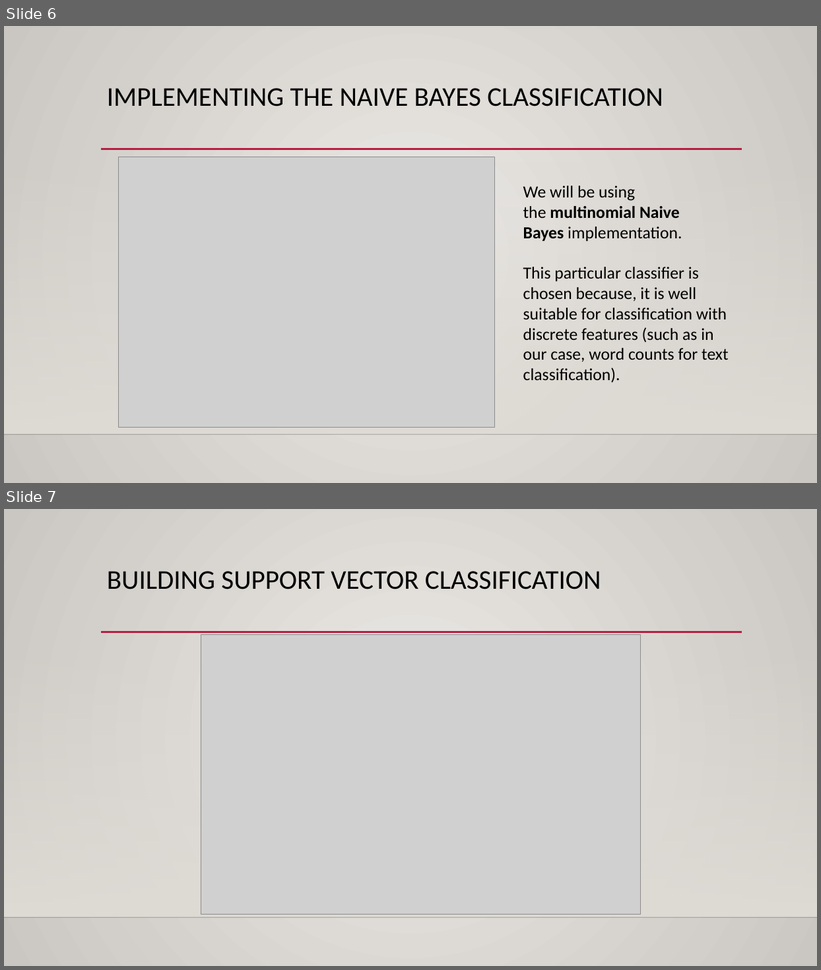
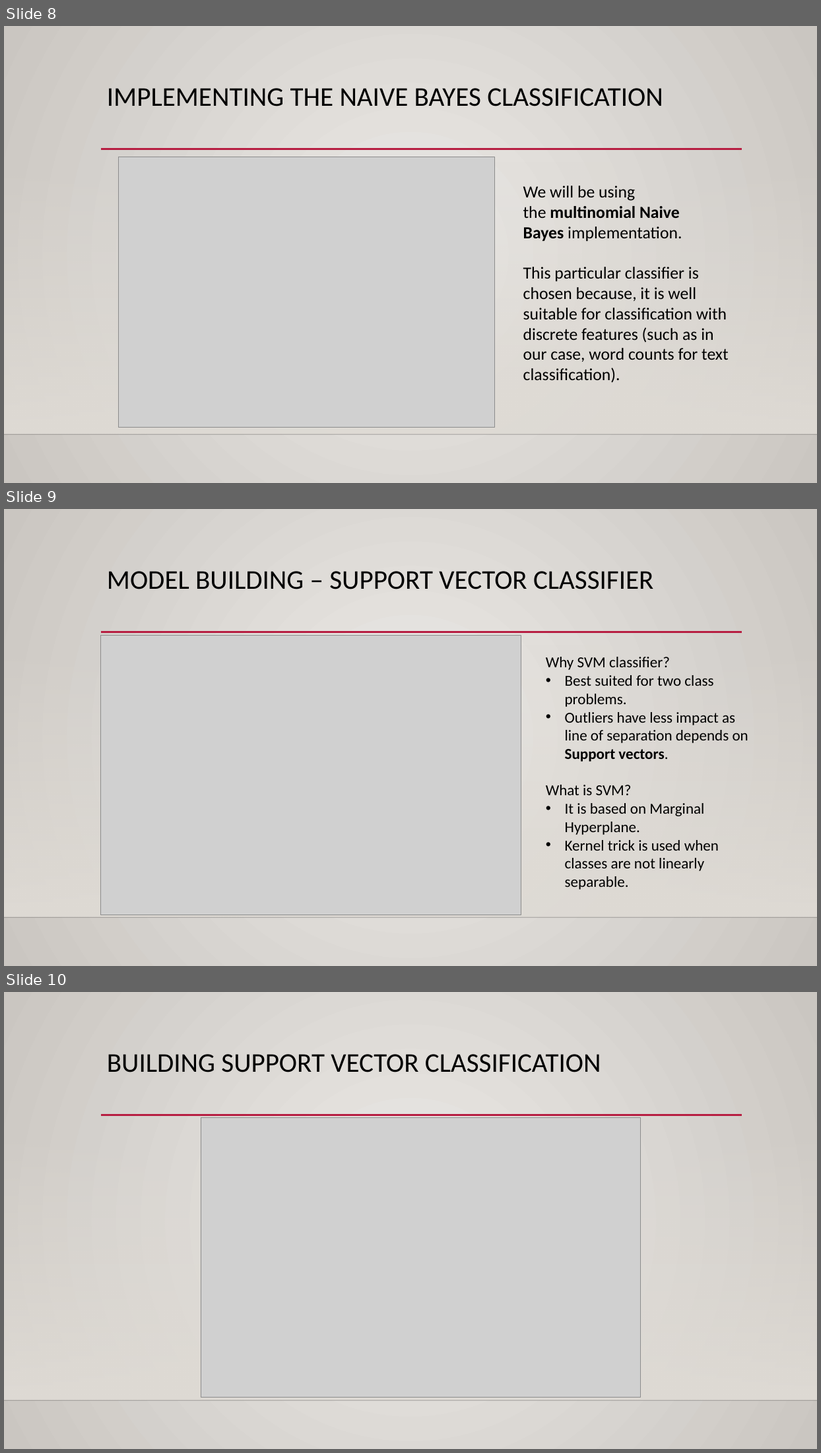
Before and after one commit to sunilkumarmano/Machine-Learning-Projects, a slide deck: Naive Bayes Classification - SMS Spam Detection/SMS Spam Detection - Machine Learning Intermediate Project.pptx. Shown one above the other, each under a label of ours: slides 6 and 7 before the commit, slides 8, 9 and 10 after it. The pictures are 821x970 and 821x1453 pixels, drawn with LibreOffice and Linux fonts; fonts in the diff are those of the drawing; grey boxes stand for pictures; background and template pictures are left out. Boxes give left, top, right and bottom in pixels: in the first picture for what was removed or moved away, otherwise in the second. Text is boxed around its words. In the diff, an @@ line names an element or a change of style, - is before the commit and + after.

```diff
--- a/Naive Bayes Classification - SMS Spam Detection/SMS Spam Detection - Machine Learning Intermediate Project.pptx
+++ b/Naive Bayes Classification - SMS Spam Detection/SMS Spam Detection - Machine Learning Intermediate Project.pptx
@@ slide 9 added at bbox=[4, 509, 817, 966], background gradient #ECEAE7 to #CAC7C1; not listed: 3 template elements that a slide beside it also shows @@
@@ title added at bbox=[107, 571, 653, 590], 32 pt, text #000000 @@
+MODEL BUILDING – SUPPORT VECTOR CLASSIFIER
@@ picture added at bbox=[101, 635, 521, 916] @@
@@ text added at bbox=[546, 657, 748, 890], 18 pt, text #000000 @@
+Why SVM classifier?
+• Best suited for two class problems.
+• Outliers have less impact as line of separation depends on Support vectors.
+What is SVM?
+• It is based on Marginal Hyperplane.
+• Kernel trick is used when classes are not linearly separable.
@@ what was slide 6 is now slide 8 @@
@@ what was slide 7 is now slide 10 @@
```
Also in this commit, not shown: 2 slides changed, 2 other slides added.
